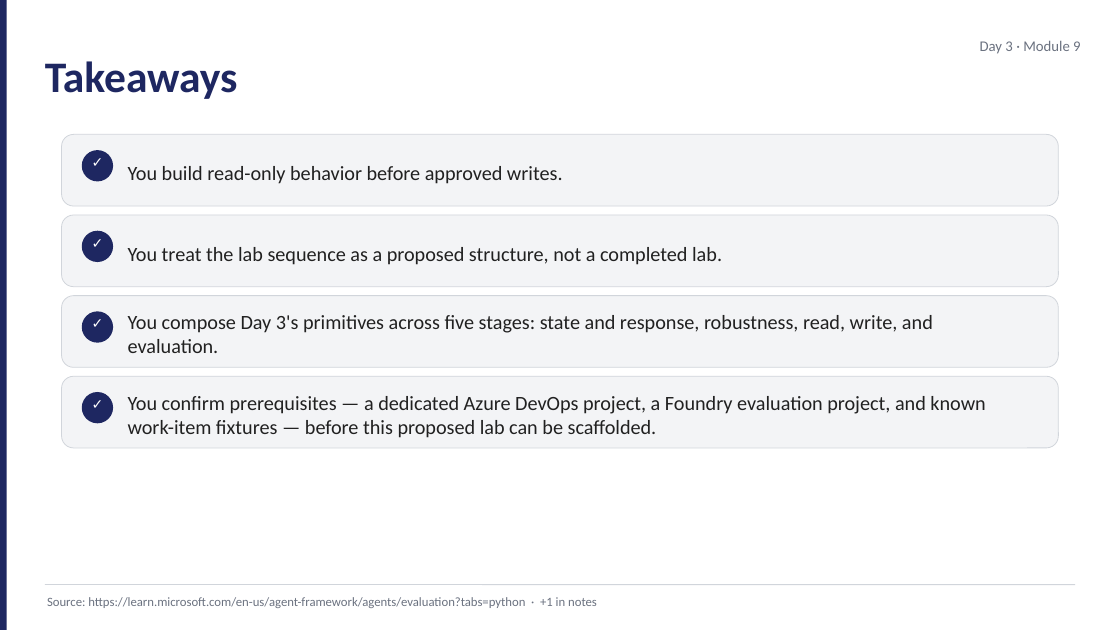
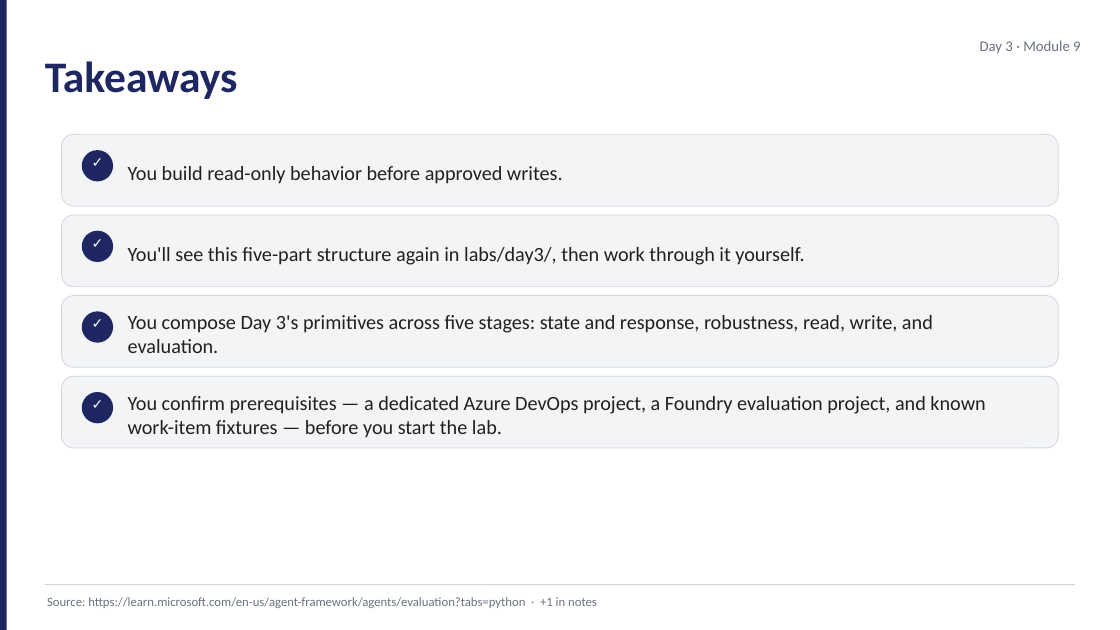
Before and after one commit to JimPiquant/Building-AI-Apps-and-Agents, a slide deck: slide 8 of decks/day3/module-9-lab-kickoff.pptx. Drawn at 1120x630 pixels with LibreOffice and Linux fonts; fonts in the diff are those of the drawing. Boxes give left, top, right and bottom in pixels: in the first picture for what was removed or moved away, otherwise in the second. Text is boxed around its words. In the diff, an @@ line names an element or a change of style, - is before the commit and + after.

```diff
--- a/decks/day3/module-9-lab-kickoff.pptx
+++ b/decks/day3/module-9-lab-kickoff.pptx
@@ text at (x1=128, y1=247, x2=804, y2=265): text changed @@
-You treat the lab sequence as a proposed structure, not a completed lab.
+You'll see this five-part structure again in labs/day3/, then work through it yourself.
@@ text at (x1=128, y1=396, x2=985, y2=438): text changed @@
-You confirm prerequisites — a dedicated Azure DevOps project, a Foundry evaluation project, and known work-item fixtures — before this proposed lab can be scaffolded.
+You confirm prerequisites — a dedicated Azure DevOps project, a Foundry evaluation project, and known work-item fixtures — before you start the lab.
```
Also in this commit, not shown: 3 other slides changed, 1 other file.
